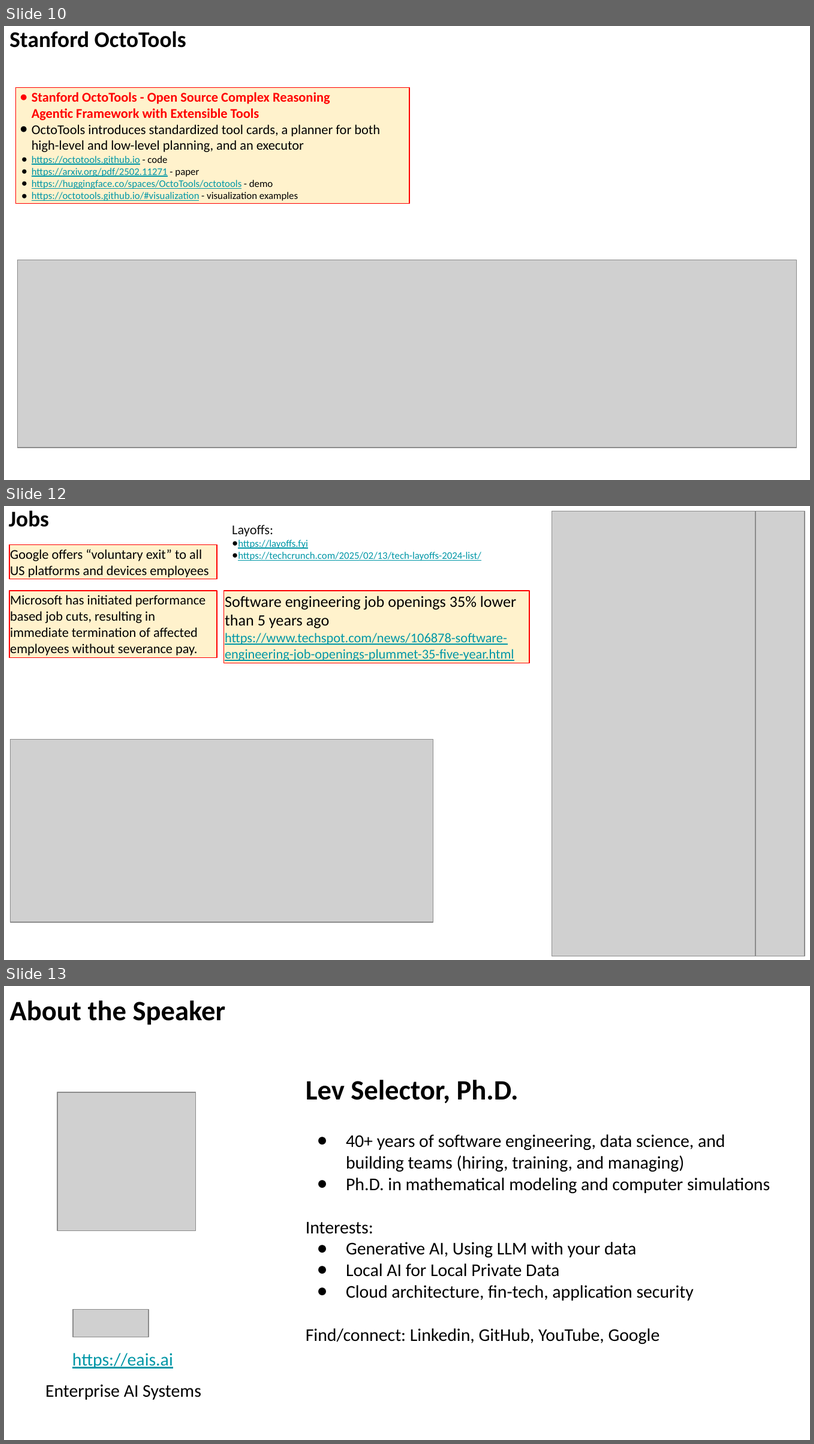
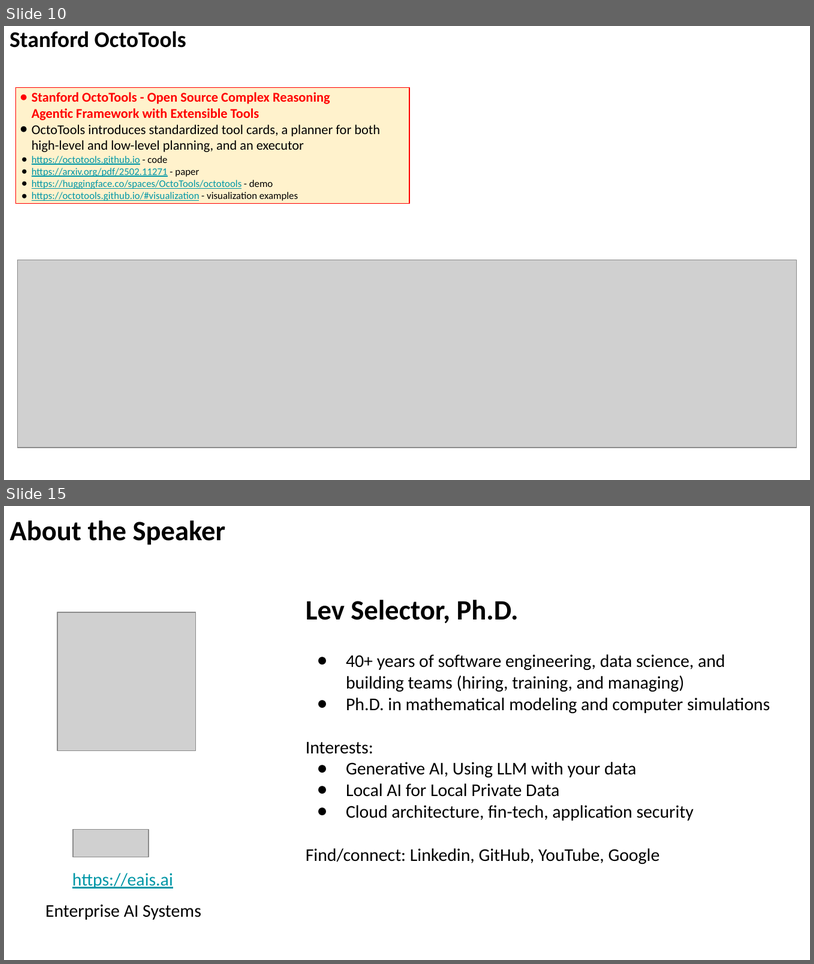
Before and after one commit to lselector/seminar, a slide deck: 2025/2025-02-28-AI-Updates.pptx. Shown one above the other, each under a label of ours: slides 10, 12 and 13 before the commit, slides 10 and 15 after it; the slides between them are not shown. The pictures are 814x1444 and 814x964 pixels, drawn with LibreOffice and Linux fonts; fonts in the diff are those of the drawing; grey boxes stand for pictures. Boxes give left, top, right and bottom in pixels: in the first picture for what was removed or moved away, otherwise in the second. Text is boxed around its words. In the diff, an @@ line names an element or a change of style, - is before the commit and + after.

```diff
--- a/2025/2025-02-28-AI-Updates.pptx
+++ b/2025/2025-02-28-AI-Updates.pptx
@@ slide 12 removed at [4,506,810,960], background #FFFFFF @@
@@ text removed at [9,510,49,527] @@
-Jobs
@@ picture removed at [552,511,756,956] @@
@@ picture removed at [756,511,806,956] @@
@@ text removed at [232,525,482,561] @@
-Layoffs:
-● https://layoffs.fyi
-● https://techcrunch.com/2025/02/13/tech-layoffs-2024-list/
@@ rectangle removed at [9,545,218,579] @@
-Google offers “voluntary exit” to all US platforms and devices employees
@@ rectangle removed at [9,591,218,658] @@
-Microsoft has initiated performance based job cuts, resulting in immediate termination of affected employees without severance pay.
@@ rectangle removed at [224,591,530,663] @@
-Software engineering job openings 35% lower than 5 years ago
-https://www.techspot.com/news/106878-software-engineering-job-openings-plummet-35-five-year.html
@@ picture removed at [11,739,433,921] @@
@@ what was slide 13 is now slide 15 @@
```
Also in this commit, not shown: 5 slides changed, 3 slides added.
